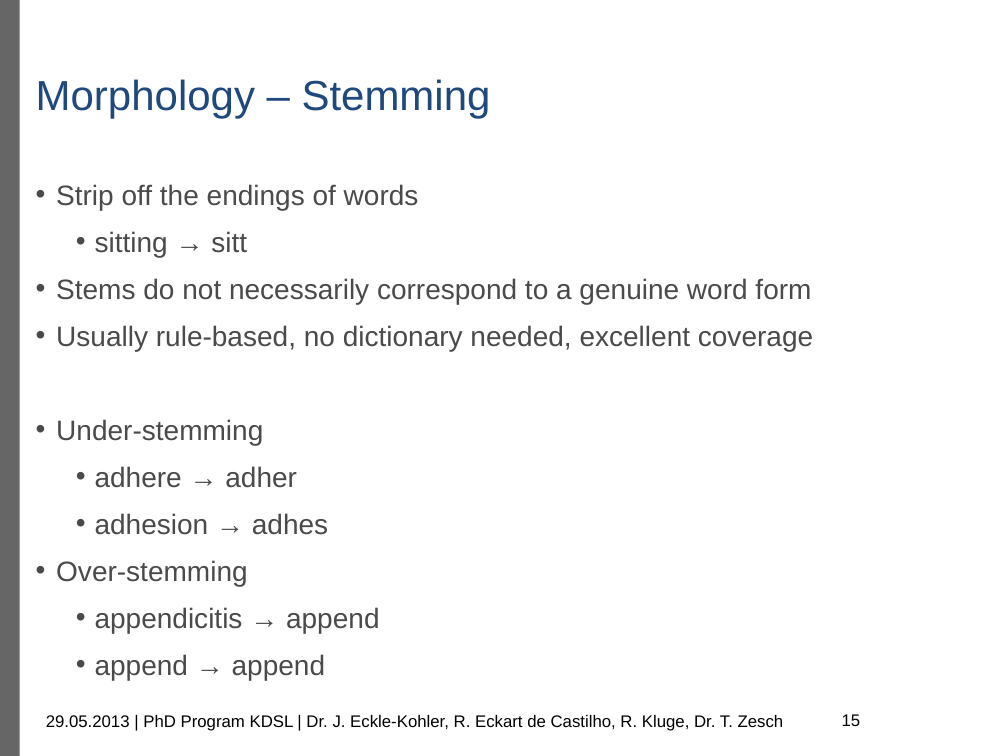
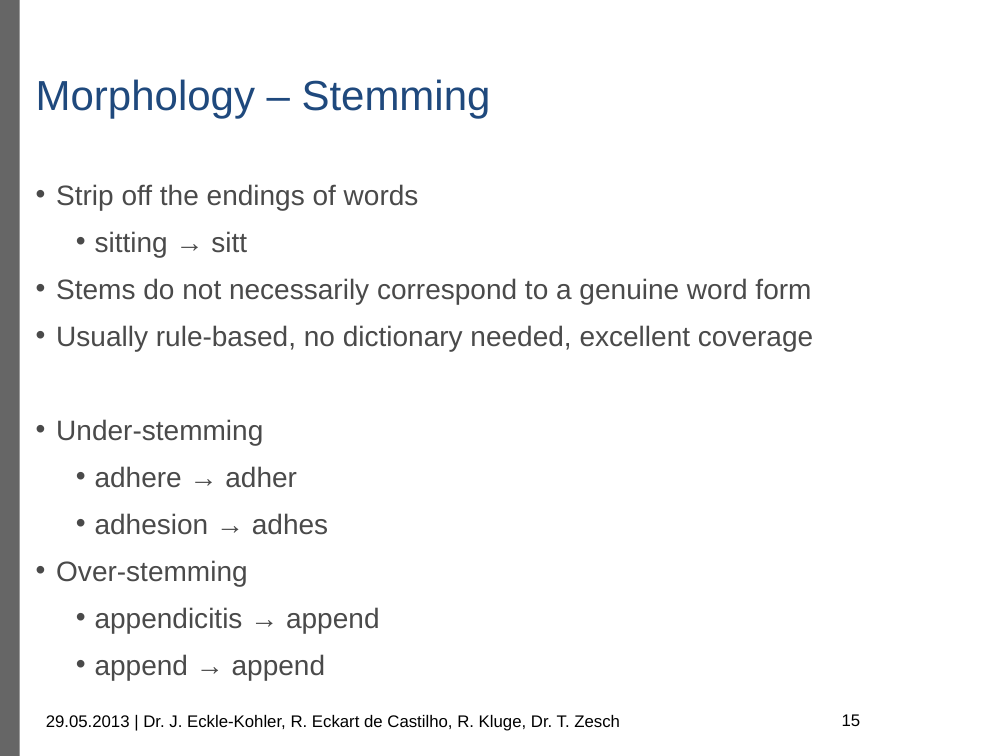
Before and after one commit to dkpro/dkpro-tutorials, a slide deck: slide 15 of de.tudarmstadt.ukp.dkpro.tutorial/trunk/slides/dkproIntroCore.pptx. Drawn at 1008x756 pixels with LibreOffice and Linux fonts; fonts in the diff are those of the drawing; background and template pictures are left out. Boxes give left, top, right and bottom in pixels: in the first picture for what was removed or moved away, otherwise in the second. Text is boxed around its words. In the diff, an @@ line names an element or a change of style, - is before the commit and + after.

```diff
--- a/de.tudarmstadt.ukp.dkpro.tutorial/trunk/slides/dkproIntroCore.pptx
+++ b/de.tudarmstadt.ukp.dkpro.tutorial/trunk/slides/dkproIntroCore.pptx
@@ text at (46, 715, 620, 731): text changed @@
-29.05.2013 | PhD Program KDSL | Dr. J. Eckle-Kohler, R. Eckart de Castilho, R. Kluge, Dr. T. Zesch
+29.05.2013 | Dr. J. Eckle-Kohler, R. Eckart de Castilho, R. Kluge, Dr. T. Zesch
```
Also in this commit, not shown: 28 other slides changed, 1 other file.
